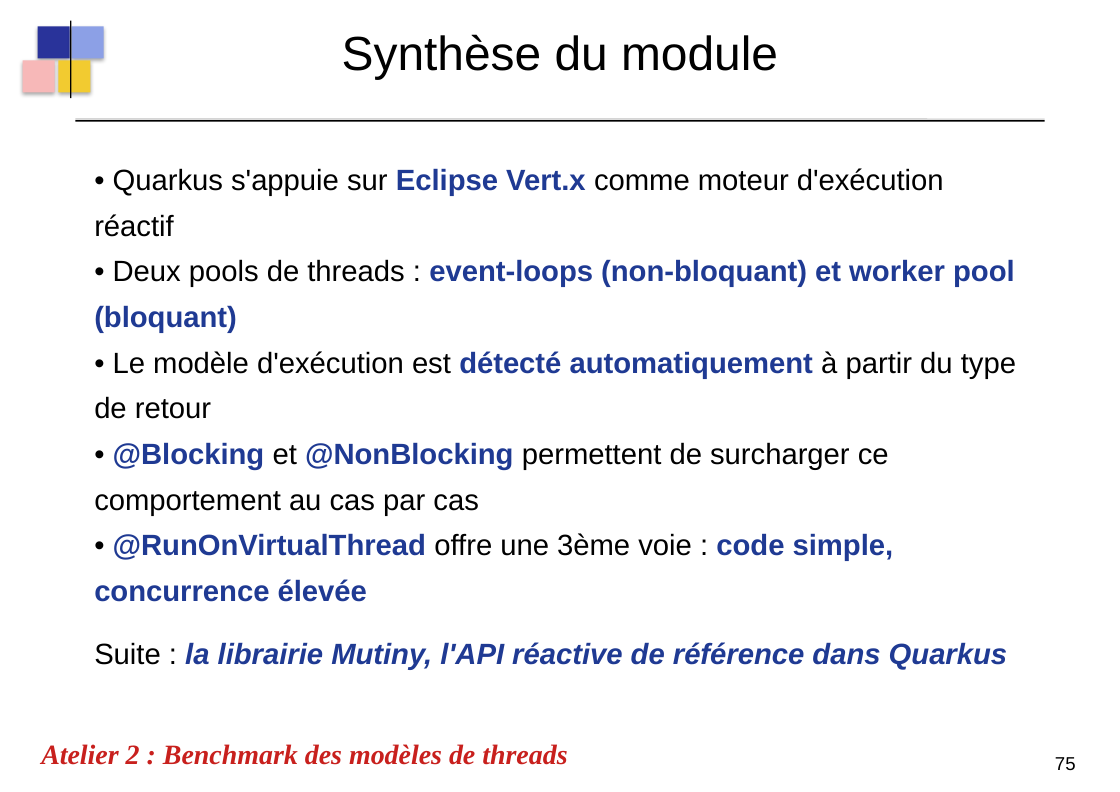
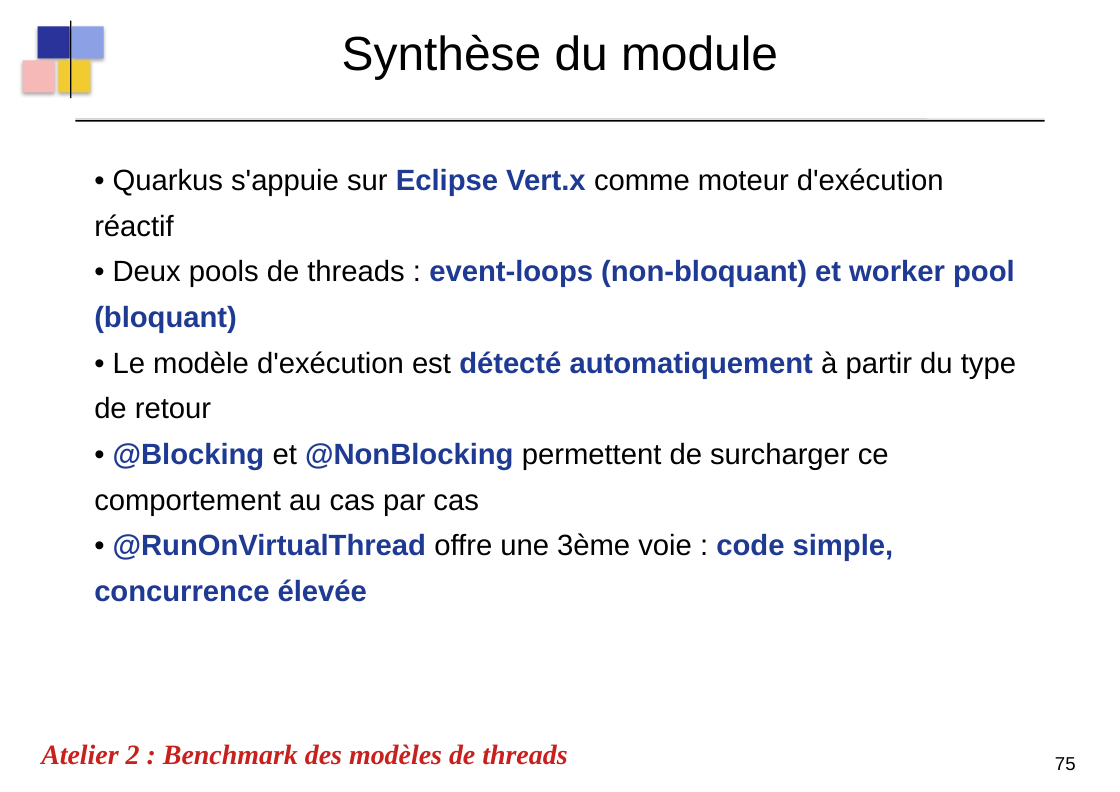
Before and after one commit to dthibau/quarkus-reactive, a slide deck: slide 96 of QuarkusReatcive.odp. Drawn at 1120x792 pixels with LibreOffice and Linux fonts; fonts in the diff are those of the drawing. Boxes give left, top, right and bottom in pixels: in the first picture for what was removed or moved away, otherwise in the second. Text is boxed around its words. In the diff, an @@ line names an element or a change of style, - is before the commit and + after.

```diff
--- a/QuarkusReatcive.odp
+++ b/QuarkusReatcive.odp
@@ text at <box>94,642,1007,670</box>: paragraph removed @@
-Suite : la librairie Mutiny, l'API réactive de référence dans Quarkus
```
Also in this commit, not shown: 27 other slides changed, 2 slides added, 7 other files.
